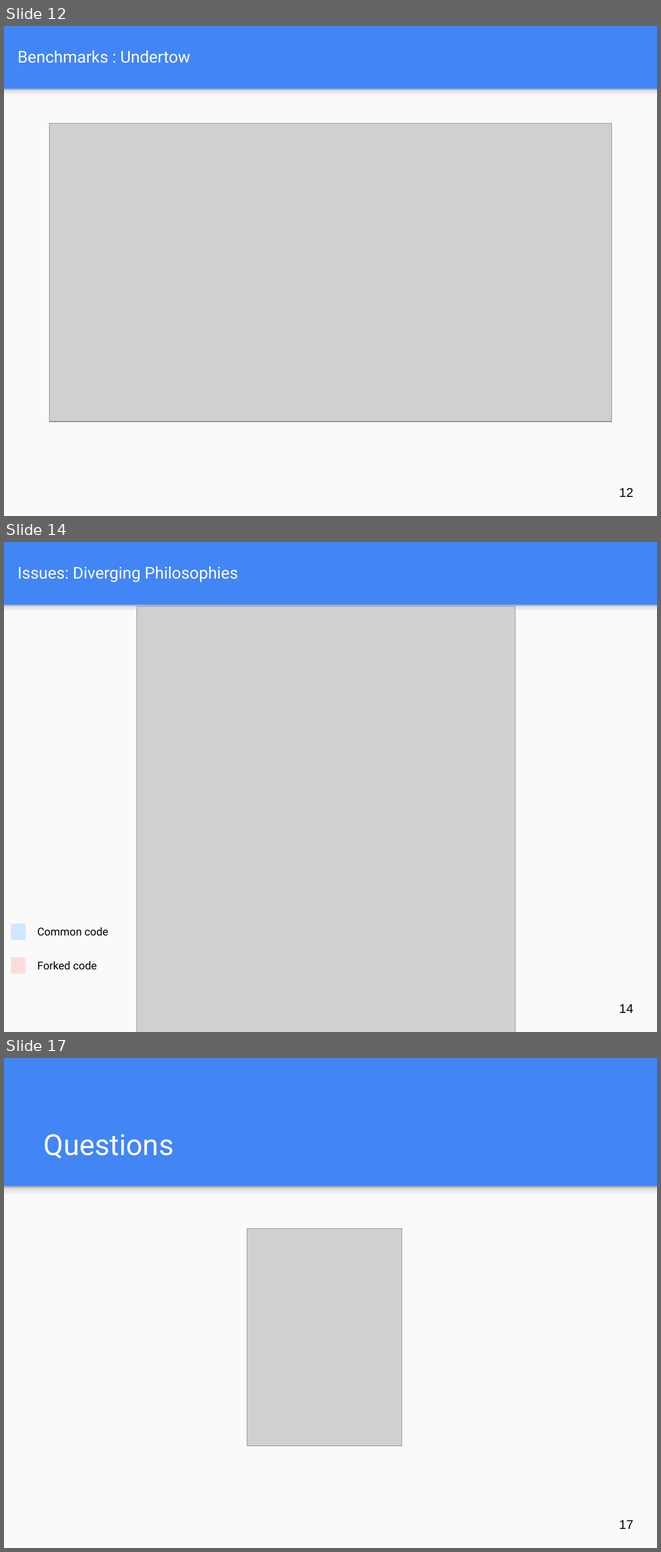
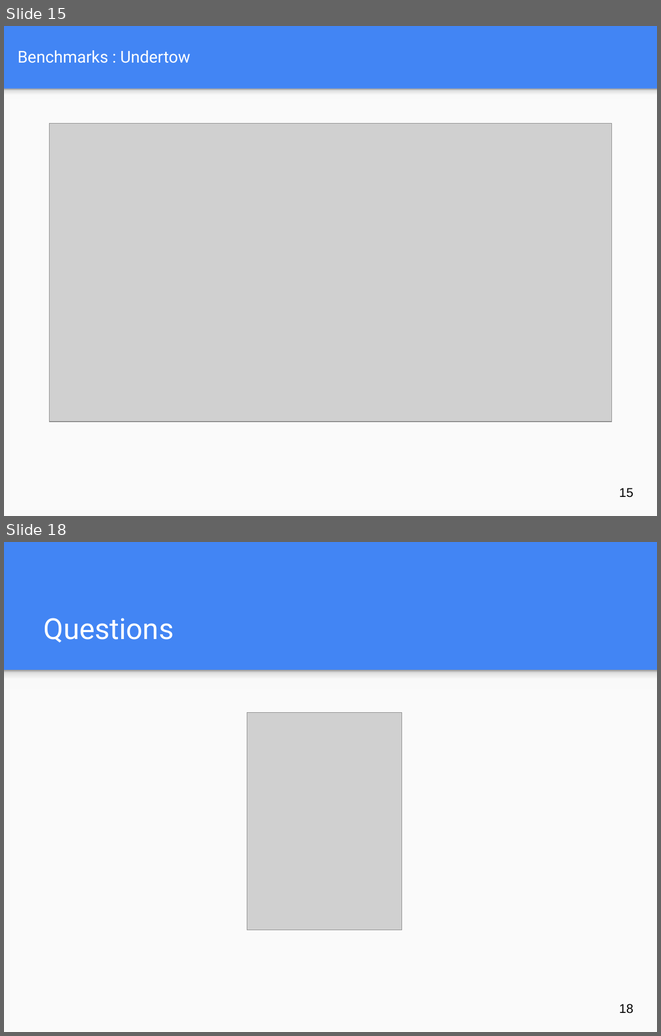
Before and after one commit to jocelynthode/tomcat-native2-doc, a slide deck: final-pres/final_workshop_pres.pptx. Shown one above the other, each under a label of ours: slides 12, 14 and 17 before the commit, slides 15 and 18 after it; the slides between them are not shown. The pictures are 661x1552 and 661x1036 pixels, drawn with LibreOffice and Linux fonts; fonts in the diff are those of the drawing; grey boxes stand for pictures. Boxes give left, top, right and bottom in pixels: in the first picture for what was removed or moved away, otherwise in the second. Text is boxed around its words. In the diff, an @@ line names an element or a change of style, - is before the commit and + after.

```diff
--- a/final-pres/final_workshop_pres.pptx
+++ b/final-pres/final_workshop_pres.pptx
@@ slide 14 removed at bbox=[4, 542, 657, 1032], background #4285F4; not listed: 2 template elements that a slide beside it also shows @@
@@ title removed at bbox=[18, 566, 238, 582] @@
-Issues: Diverging Philosophies
@@ picture removed at bbox=[137, 606, 516, 1032] @@
@@ rectangle removed at bbox=[11, 923, 26, 940] @@
@@ text removed at bbox=[37, 927, 108, 936] @@
-Common code
@@ rectangle removed at bbox=[11, 958, 26, 973] @@
@@ text removed at bbox=[37, 961, 97, 970] @@
-Forked code
@@ page number removed at bbox=[619, 1004, 634, 1013] @@
-14
@@ what was slide 12 is now slide 15 @@
@@ page number at bbox=[619, 488, 634, 497]: text changed @@
-12
+15
@@ what was slide 17 is now slide 18 @@
@@ page number at bbox=[619, 1004, 634, 1013]: text changed @@
-17
+18
```
Also in this commit, not shown: 8 slides changed, 2 slides added, 1 other file.
